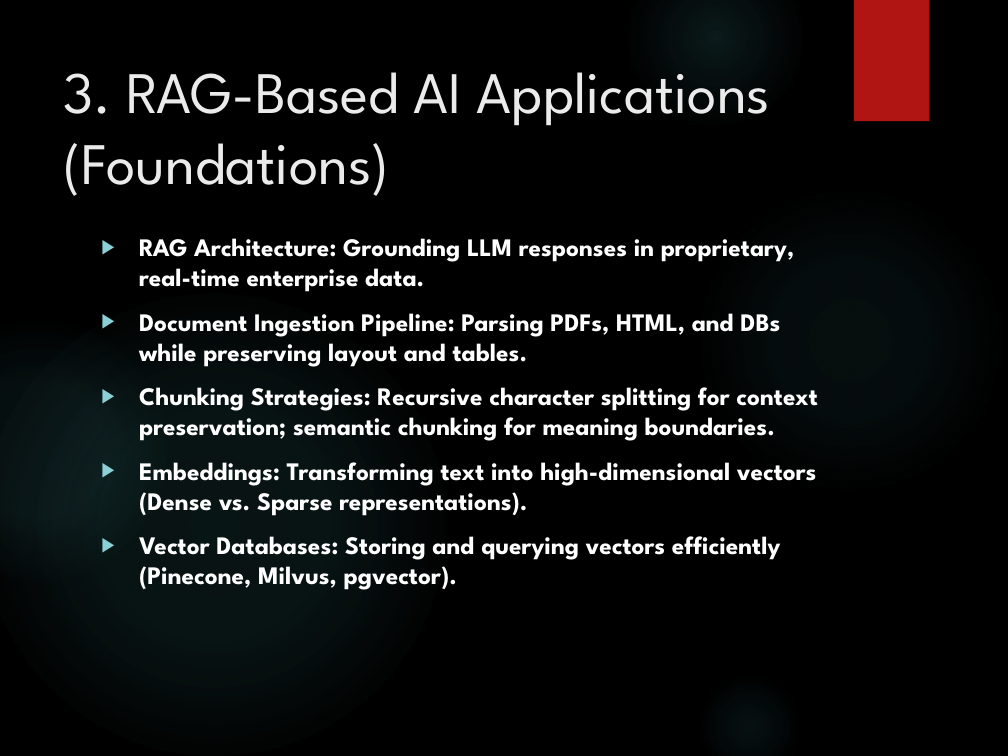
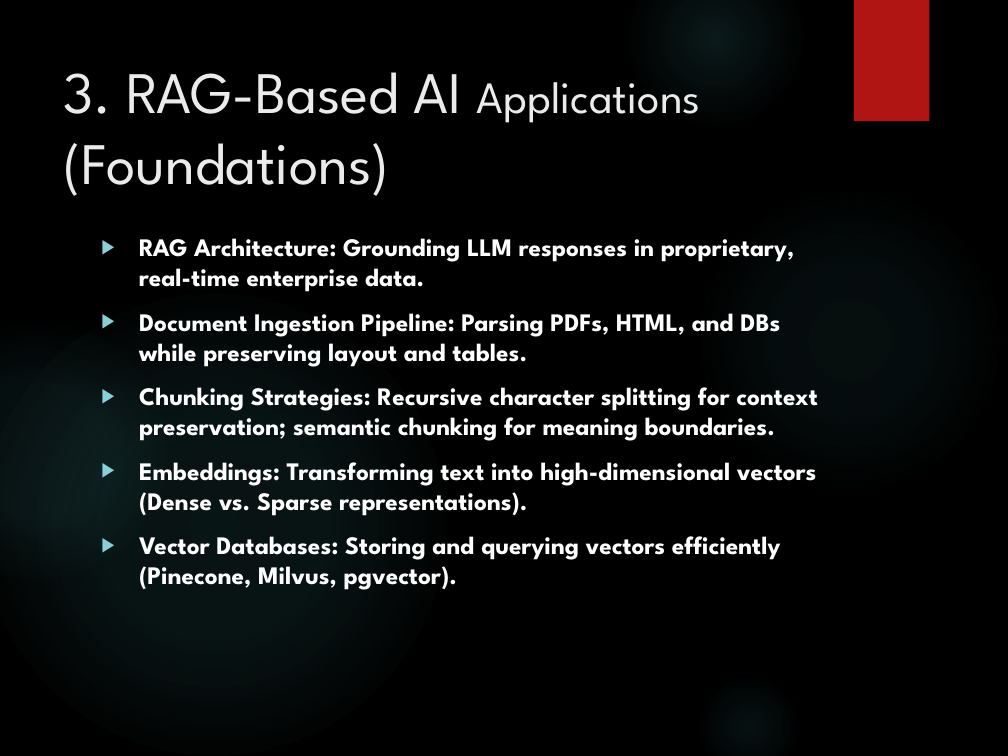
Before and after one commit to nv284/Cloud_AI_Launchpad_CG, a slide deck: slide 6 of week-2/day-4/Python_AI_Integration_Advanced_Topics.pptx. Drawn at 1008x756 pixels with LibreOffice and Linux fonts; fonts in the diff are those of the drawing; background and template pictures are left out. Boxes give left, top, right and bottom in pixels: in the first picture for what was removed or moved away, otherwise in the second. Text is boxed around its words. In the diff, an @@ line names an element or a change of style, - is before the commit and + after.

```diff
--- a/week-2/day-4/Python_AI_Integration_Advanced_Topics.pptx
+++ b/week-2/day-4/Python_AI_Integration_Advanced_Topics.pptx
@@ title "3. RAG-Based AI Applications (Foundations)" at [63, 72, 701, 196]: size 42 to 32 pt in "Applications" @@
```
Also in this commit, not shown: 15 other files.
